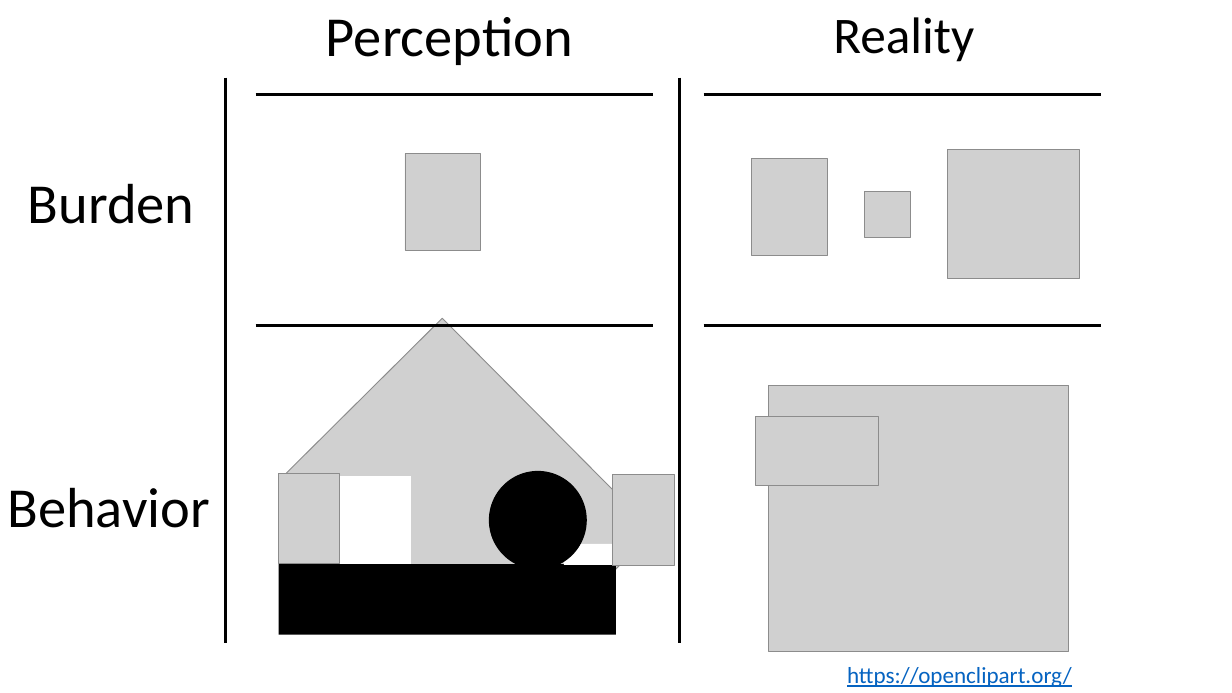
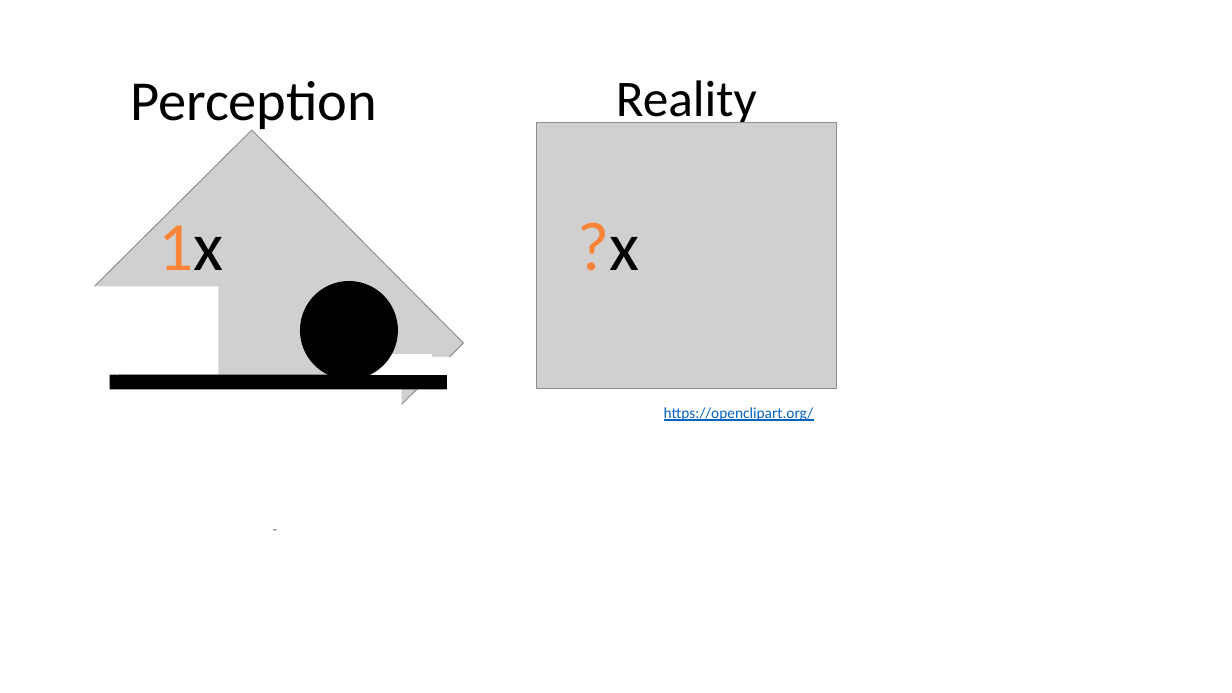
Before and after one commit to wlandau/rmedicine2021-slides, a slide deck: slide 1 of images/figures.pptx. Drawn at 1232x693 pixels with LibreOffice and Linux fonts; fonts in the diff are those of the drawing; grey boxes stand for pictures. Boxes give left, top, right and bottom in pixels: in the first picture for what was removed or moved away, otherwise in the second. Text is boxed around its words. In the diff, an @@ line names an element or a change of style, - is before the commit and + after.

```diff
--- a/images/figures.pptx
+++ b/images/figures.pptx
@@ text "Perception" rewrapped from (326,17,573,65) to (130,81,377,134) @@
@@ line removed from (226, 78) to (226, 643) @@
@@ text "Reality": place and size @@
-text "Reality" at (833,17,974,62)
+text "Reality" at (616,80,757,128)
@@ line removed from (679, 78) to (679, 643) @@
@@ line removed from (256, 94) to (653, 94) @@
@@ line removed from (703, 95) to (1101, 95) @@
@@ picture: place and size @@
-picture at (769,385,1069,652)
+picture at (537,123,837,389)
@@ picture removed at (405,153,480,250) @@
@@ picture removed at (752,159,827,255) @@
@@ picture removed at (948,150,1080,278) @@
@@ text removed at (28,183,195,224) @@
-Burden
@@ picture removed at (864,191,910,238) @@
@@ text added at (159,212,224,270), 54 pt, text #FA8538 @@
+1x
@@ text added at (577,222,639,271), 54 pt, text #FA8538 @@
+?x
@@ 2 rectangles, 1 picture, 1 ellipse: place and size @@
-2 rectangles, 1 picture, 1 ellipse at (231,318,655,693)
+2 rectangles, 1 picture, 1 ellipse at (39,130,463,530)
@@ line removed from (256, 325) to (653, 325) @@
@@ line removed from (703, 325) to (1101, 325) @@
@@ rectangle: place and size @@
-rectangle at (589,547,649,565)
+rectangle at (396,357,457,374)
@@ rectangle: place and size @@
-rectangle at (317,623,609,693)
+rectangle at (110,388,402,530)
@@ rectangle: place and size @@
-rectangle at (279,564,616,634)
+rectangle at (110,374,447,389)
@@ text "https://openclipart.org/": place and size @@
-text "https://openclipart.org/" at (847,667,1072,687)
+text "https://openclipart.org/" at (664,407,814,421)
@@ text "https://openclipart.org/" at (664,407,814,421): size 18 to 12 pt @@
@@ picture removed at (756,416,879,486) @@
@@ picture removed at (278,473,340,564) @@
@@ picture removed at (613,475,675,566) @@
@@ text removed at (8,487,210,528) @@
-Behavior
```
Also in this commit, not shown: 1 other slide changed, 4 other files.
